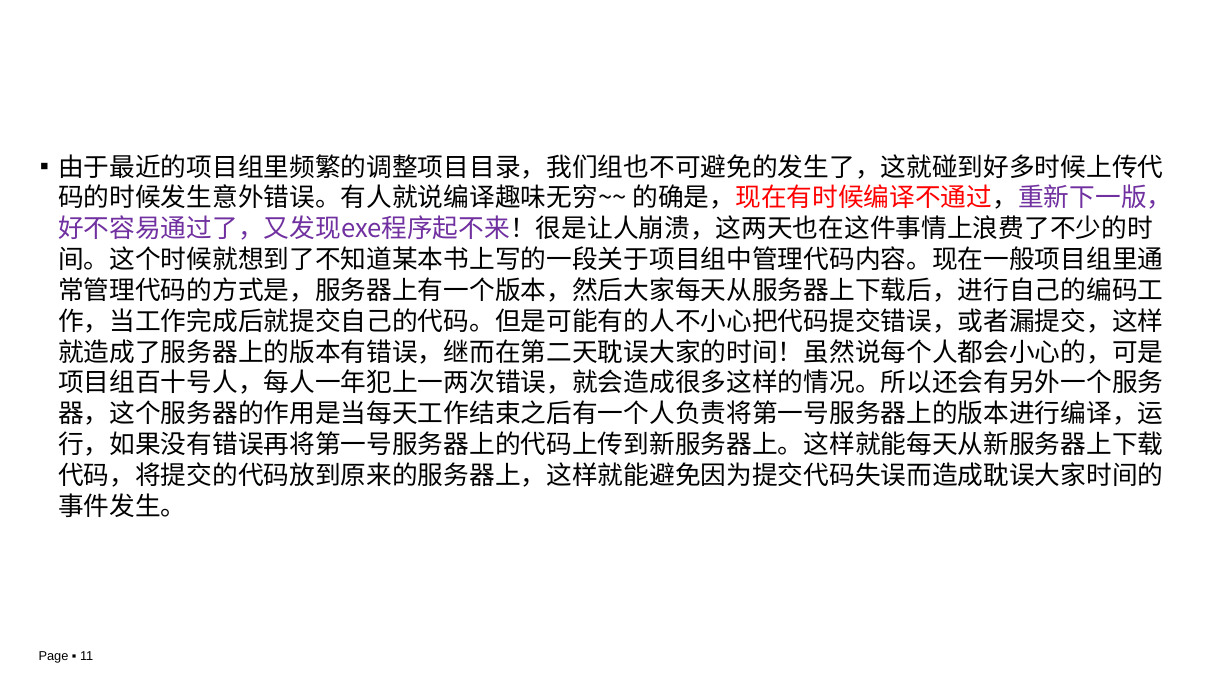
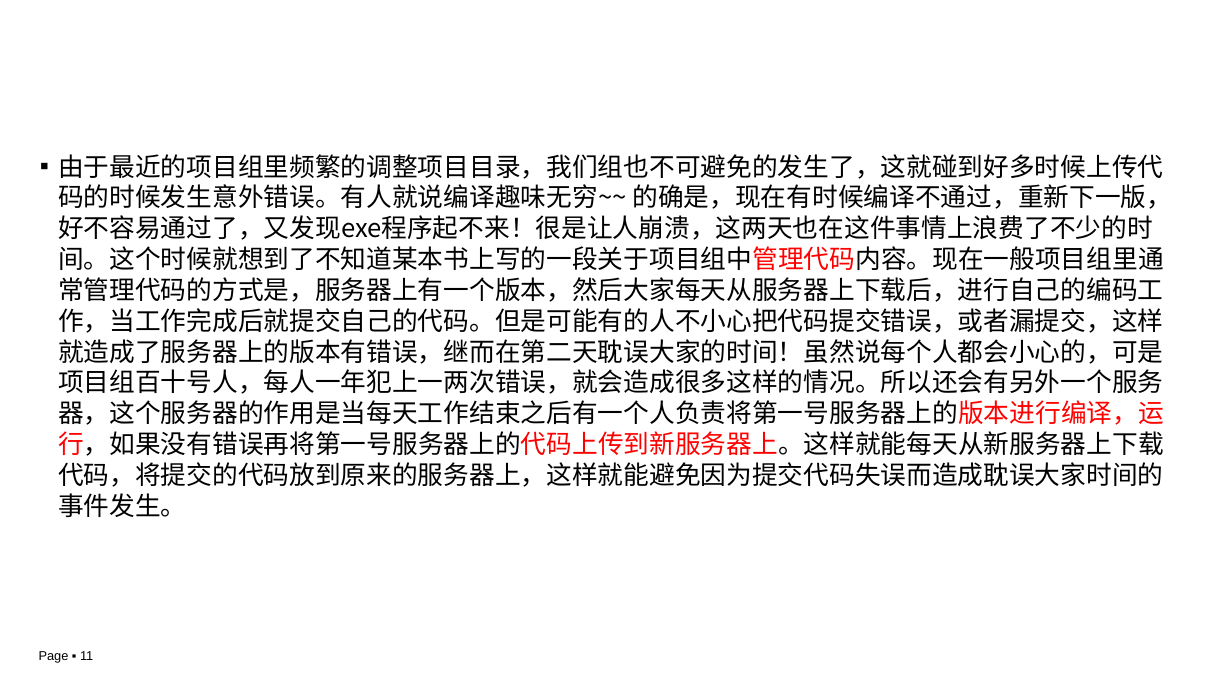
Before and after one commit to edu2act/course-IT-Project-Management, a slide deck: slide 11 of materials/slides/ch04.pptx. Drawn at 1232x693 pixels with LibreOffice and Linux fonts; fonts in the diff are those of the drawing; background and template pictures are left out. Boxes give left, top, right and bottom in pixels: in the first picture for what was removed or moved away, otherwise in the second. Text is boxed around its words. In the diff, an @@ line names an element or a change of style, - is before the commit and + after.

```diff
--- a/materials/slides/ch04.pptx
+++ b/materials/slides/ch04.pptx
@@ text "由于最近的项目组里频繁的调整项目目录，我们组也不可避免的发生了，这就碰到好多时候上传代码的时候发生意外错误。有人就说编译 ..." at (x1=58, y1=154, x2=1172, y2=517): text colour #FF0000 to #000000, text colour #7030A0 to #000000, text colour #000000 to #FF0000 in "的确是，现在有时候编译不通过，重新下一版，好不容易通过了，又发现exe程序起不来！很是让人崩溃，这两天也在这件事情上浪费 ..." @@
```
Also in this commit, not shown: 7 other slides changed, 2 slides added, 1 slide removed, 2 other files.
